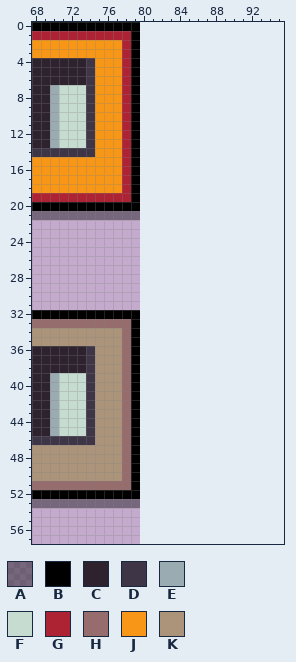
Pixel-art file: Projects/TastyRoad/Assets/Sprites/Vehcile_customs.aseprite. The picture above was drawn from the file before the commit.
64x64 pixels, 1 frame. Colours within 5 levels of each other are drawn and written as one. Shown: x 68..95, y 0..57. The old version is drawn lined up with the new one, on the new canvas. The commit also changed other parts of the picture, which this record leaves out.
Palette (. is transparent): A #00000064  B #000000  C #2e222f  D #3e3546  E #9babb2  F #c7dcd0  G #ae2334  H #966c6c  J #f79617  K #ab947a
Pixels before, first column x 68:
 0 BBBBBBBBBBBB
 1 GGGGGGGGGGGB
 2 JJJJJJJJJJGB
 3 JJJJJJJJJJGB
 4 CCCCCCDJJJGB
 5 CCCCCCDJJJGB
 6 CCCCCCDJJJGB
 7 CCEFFFDJJJGB
 8 CCEFFFDJJJGB
 9 CCEFFFDJJJGB
10 CCEFFFDJJJGB
11 CCEFFFDJJJGB
12 CCEFFFDJJJGB
13 CCEFFFDJJJGB
14 DDDDDDDJJJGB
15 JJJJJJJJJJGB
16 JJJJJJJJJJGB
17 JJJJJJJJJJGB
18 JJJJJJJJJJGB
19 GGGGGGGGGGGB
20 BBBBBBBBBBBB
21 AAAAAAAAAAAA
22 ............
23 ............
24 ............
25 ............
26 ............
27 ............
28 ............
29 ............
30 ............
31 ............
32 BBBBBBBBBBBB
33 HHHHHHHHHHHB
34 KKKKKKKKKKHB
35 KKKKKKKKKKHB
36 CCCCCCDKKKHB
37 CCCCCCDKKKHB
38 CCCCCCDKKKHB
39 CCEFFFDKKKHB
40 CCEFFFDKKKHB
41 CCEFFFDKKKHB
42 CCEFFFDKKKHB
43 CCEFFFDKKKHB
44 CCEFFFDKKKHB
45 CCEFFFDKKKHB
46 DDDDDDDKKKHB
47 KKKKKKKKKKHB
48 KKKKKKKKKKHB
49 KKKKKKKKKKHB
50 KKKKKKKKKKHB
51 HHHHHHHHHHHB
52 BBBBBBBBBBBB
53 AAAAAAAAAAAA
New version:
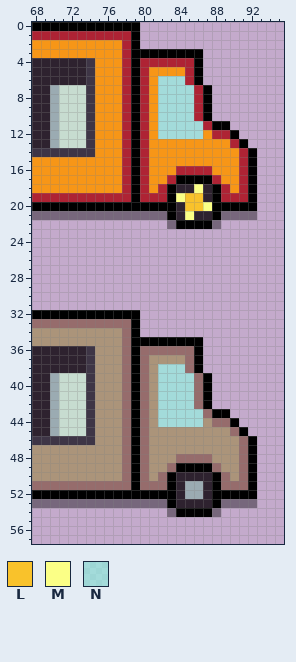
Colours new in this view: L #f9c22b  M #fbff86  N #8ff8e2a1
Diff:
canvas 64x64 -> 96x64, the old top-left corner now at 16,0
There is now colour A in row 21 at x 80 to 82 and 89 to 92; in row 22 at x 83 and 88; in row 53 at x 80 to 82 and 89 to 92; in row 54 at x 83 and 88.
There is now colour B in row 3 at x 80 to 86; in rows 4 to 6 at x 86; in rows 7 to 10 at x 87; in row 11 at x 88 to 89; in row 12 at x 90; in row 13 at x 91.
There is now colour B in rows 14 to 16 at x 92; in row 17 at x 84 to 87 and 92; in rows 18 to 19 at x 83, 88 and 92; in row 20 at x 80 to 83 and 88 to 92; in row 21 at x 83 and 88; in row 22 at x 84 to 87.
There is now colour B in row 35 at x 80 to 86; in rows 36 to 38 at x 86; in rows 39 to 42 at x 87; in row 43 at x 88 to 89; in row 44 at x 90; in row 45 at x 91.
There is now colour B in rows 46 to 48 at x 92; in row 49 at x 84 to 87 and 92; in rows 50 to 51 at x 83, 88 and 92; in row 52 at x 80 to 83 and 88 to 92; in row 53 at x 83 and 88; in row 54 at x 84 to 87.
There is now colour C in row 18 at x 84 to 85 and 87; in row 19 at x 87; in row 20 at x 84; in row 21 at x 84 and 86 to 87; in row 50 at x 84 to 87; in rows 51 to 52 at x 84 and 87.
There is now colour C in row 53 at x 84 to 87.
There is now colour E in rows 51 to 52 at x 85 to 86.
There is now colour G in row 4 at x 80 to 85; in rows 5 to 6 at x 80 and 85; in rows 7 to 10 at x 80 and 86; in row 11 at x 80 and 87; in row 12 at x 80 and 88 to 89; in row 13 at x 80 and 90.
There is now colour G in rows 14 to 15 at x 80 and 91; in row 16 at x 80, 84 to 87 and 91; in row 17 at x 80, 83, 88 and 91; in row 18 at x 80, 82, 89 and 91; in row 19 at x 80 to 82 and 89 to 91.
There is now colour H in row 36 at x 80 to 85; in rows 37 to 38 at x 80 and 85; in rows 39 to 42 at x 80 and 86; in row 43 at x 80 and 87; in row 44 at x 80 and 88 to 89; in row 45 at x 80 and 90.
There is now colour H in rows 46 to 47 at x 80 and 91; in row 48 at x 80, 84 to 87 and 91; in row 49 at x 80, 83, 88 and 91; in row 50 at x 80, 82, 89 and 91; in row 51 at x 80 to 82 and 89 to 91.
There is now colour J in row 5 at x 81 to 84; in rows 6 to 11 at x 81; in row 12 at x 81 and 87; in row 13 at x 81 to 89; in rows 14 to 15 at x 81 to 90; in row 16 at x 81 to 83 and 88 to 90.
There is now colour J in row 17 at x 81 to 82 and 89 to 90; in row 18 at x 81 and 90.
There is now colour K in row 37 at x 81 to 84; in rows 38 to 43 at x 81; in row 44 at x 81 and 87; in row 45 at x 81 to 89; in rows 46 to 47 at x 81 to 90; in row 48 at x 81 to 83 and 88 to 90.
There is now colour K in row 49 at x 81 to 82 and 89 to 90; in row 50 at x 81 and 90.
There is now colour L in rows 19 to 20 at x 85 to 86.
There is now colour M in row 18 at x 86; in row 19 at x 84; in row 20 at x 87; in row 21 at x 85.
There is now colour N in row 6 at x 82 to 84; in rows 7 to 10 at x 82 to 85; in rows 11 to 12 at x 82 to 86; in row 38 at x 82 to 84; in rows 39 to 42 at x 82 to 85; in rows 43 to 44 at x 82 to 86.
Where, in picture pixels (left, top, right, bottom), the same in both pictures:
added: (140, 49, 257, 229)
added: (140, 337, 257, 517)
